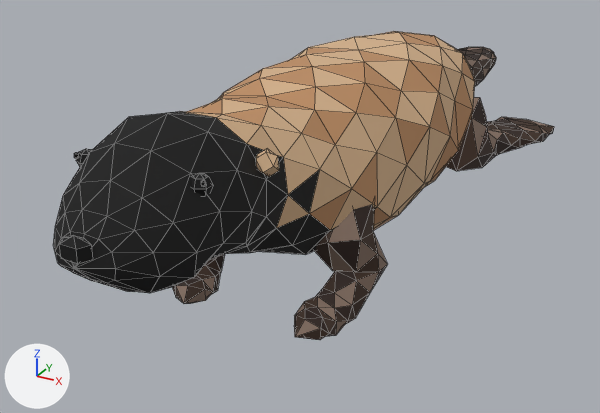
The FBX model Assets/ArtResource/Otter/SeaOtter/sea_otter.fbx as it was, and as the next commit left it.
One viewpoint serves both versions: a 50 mm camera at (0.172, -0.367, 0.212) aimed at (-0.021, -0.014, 0.036). The lights are fixed; the arrows at lower left show +X, +Y and +Z. The first picture is the older version. Mesh edges are drawn as thin lines. Where no turn or scale is listed for an object, it has been applied to the vertices.

The older version as bpy lines, for what is in view:
```python
me_seaotter = bpy.data.meshes.new('SeaOtter')
me_seaotter.from_pydata(...)  # 646 vertices, 1197 faces; spans x -0.069..0.069, y -0.201..0.231, z 0.019..0.127
me_seaotter.materials.append(mat_seaotter)  # picture img_sea_otter_palette_png
ob_seaotter = bpy.data.objects.new('SeaOtter', me_seaotter)
ob_seaotter.location = (0.0, 0.0, 0.0)
```
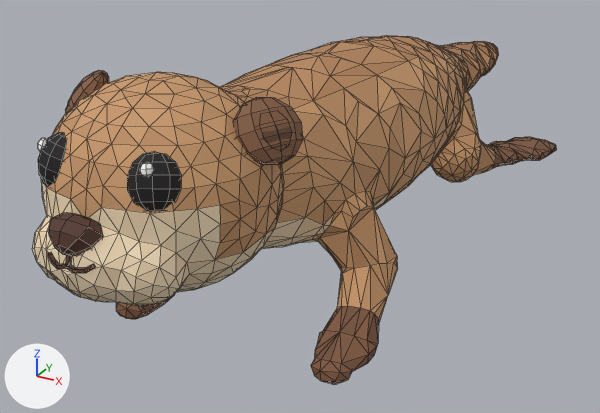
Changed parts and their boxes (x1, y1, x2, y2) in the pictures (600 x 413 px):
'SeaOtter', reshaped (13% taller): before (53, 31, 554, 340); after (32, 35, 557, 385)
part 1 of me_seaotter, rebuilt (18% wider, 33% taller): before (53, 31, 496, 293); after (32, 35, 557, 385)
part 2 of me_seaotter, deleted: before (74, 97, 554, 340)
part 3 of me_seaotter, built on: before (59, 235, 93, 264); after (38, 70, 303, 273)

The change, as a list of edits to the scene's bpy script:
```text
Change me_seaotter:
    used by ob_seaotter; location = (0.0, 0.0, 0.0)
    remove me_seaotter.from_pydata(...)  # 646 vertices, 1197 faces; spans x -0.069..0.069, y -0.201..0.231, z 0.019..0.127
    add me_seaotter.from_pydata(...)  # 1711 vertices, 3060 faces; spans x -0.074..0.074, y -0.204..0.242, z 0.016..0.141
    me_seaotter part 1: the loose piece of 278 vertices spanning x -0.051..0.051, y -0.199..0.231, z 0.035..0.127 is rebuilt with 1301 vertices and now spans x -0.074..0.074, y -0.202..0.242, z 0.016..0.141
    me_seaotter part 2: 10 loose pieces with 356 vertices, spanning x -0.069..0.069, y -0.167..0.169, z 0.019..0.115, are deleted
    me_seaotter part 3: 12 vertices removed from x -0.006..0.006, y -0.201..-0.194, z 0.091..0.101; 410 vertices added at x -0.047..0.047, y -0.204..-0.133, z 0.091..0.136
```
